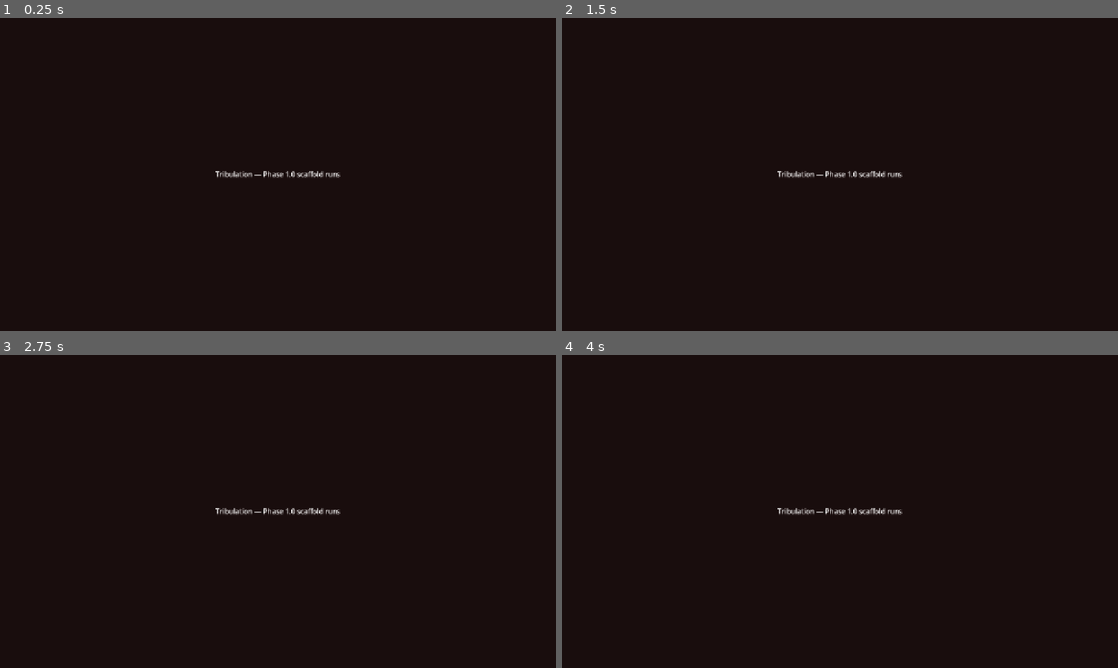
Above: before the commit, frames 1-4 (two rows, left to right).
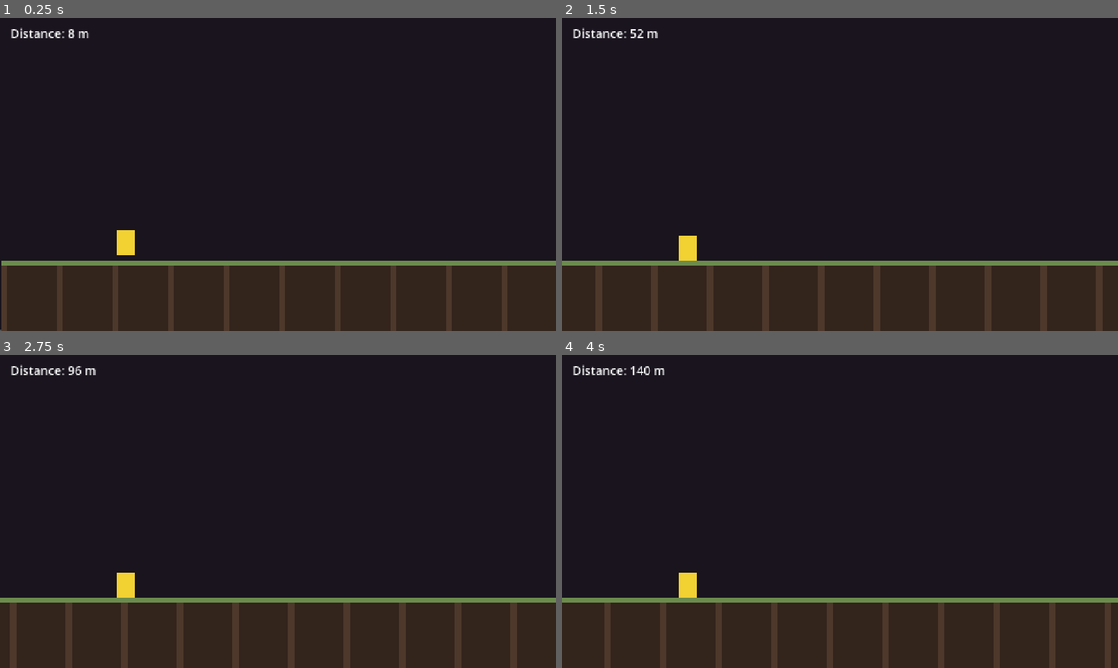
Above: after the commit, the same moments.

Repository: DanielEleojo/tribulation
Game: Godot game, scene res://scenes/game.tscn
The game is run twice, just before and just after one commit, with the same random seed, the same clock (stepped at 60 frames per second) and the same inputs.
Inputs:
- Up to frame 1 (0.25 s): no input
- Up to frame 2 (1.5 s): no input
- Up to frame 3 (2.75 s): no input
- Up to frame 4 (4 s): no input

The runs differ from the first frame. In frame 1, 23% of the frame differs, in the area x 0-100%, y 3-100%; in frame 2, 23%; in frame 3, 23%; in frame 4, 23%.

Commit message:
Phase 1.1: auto-run + infinite ground (with stripe markers) + camera + distance

Diff:
--- a/project.godot
+++ b/project.godot
@@ -21,7 +21,6 @@
 window/size/viewport_height=720
 window/stretch/mode="canvas_items"
 window/stretch/aspect="expand"
-window/handheld/orientation=0
 
 [input]
 
--- a/scenes/game.tscn
+++ b/scenes/game.tscn
@@ -1,24 +1,57 @@
 [gd_scene format=3 uid="uid://btrib0game00"]
 
-[node name="Game" type="Node2D"]
+[ext_resource type="Script" uid="uid://dpl2qktavsn2p" path="res://scripts/player.gd" id="1_player"]
+[ext_resource type="Script" uid="uid://bslpbnesrsbgj" path="res://scripts/ground.gd" id="2_ground"]
+[ext_resource type="Script" uid="uid://b8q4l3ptmwj3a" path="res://scripts/camera_follow.gd" id="3_cam"]
+[ext_resource type="Script" uid="uid://b3nictls1v8kf" path="res://scripts/hud.gd" id="4_hud"]
 
-[node name="Background" type="ColorRect" parent="."]
-offset_right = 1280.0
-offset_bottom = 720.0
-color = Color(0.1, 0.05, 0.05, 1)
+[sub_resource type="RectangleShape2D" id="RectangleShape2D_player"]
+size = Vector2(40, 60)
 
-[node name="HUD" type="CanvasLayer" parent="."]
+[node name="Game" type="Node2D" unique_id=1333523044]
 
-[node name="Label" type="Label" parent="HUD"]
-anchors_preset = 8
-anchor_left = 0.5
-anchor_top = 0.5
-anchor_right = 0.5
-anchor_bottom = 0.5
-offset_left = -200.0
-offset_top = -20.0
-offset_right = 200.0
-offset_bottom = 20.0
-text = "Tribulation — Phase 1.0 scaffold runs"
-horizontal_alignment = 1
-vertical_alignment = 1
+[node name="BGLayer" type="CanvasLayer" parent="." unique_id=7824130]
+layer = -10
+
+[node name="BG" type="ColorRect" parent="BGLayer" unique_id=1190274114]
+anchors_preset = 15
+anchor_right = 1.0
+anchor_bottom = 1.0
+offset_left = 1.0
+offset_top = -2.0
+offset_right = 1.0
+offset_bottom = -2.0
+grow_horizontal = 2
+grow_vertical = 2
+color = Color(0.1, 0.08, 0.12, 1)
+
+[node name="Ground" type="Node2D" parent="." unique_id=360692160]
+script = ExtResource("2_ground")
+
+[node name="Player" type="CharacterBody2D" parent="." unique_id=1462780701]
+position = Vector2(200, 500)
+script = ExtResource("1_player")
+
+[node name="Visual" type="ColorRect" parent="Player" unique_id=186051974]
+offset_left = -20.0
+offset_top = -60.0
+offset_right = 20.0
+color = Color(0.95, 0.82, 0.2, 1)
+
+[node name="Collision" type="CollisionShape2D" parent="Player" unique_id=1543769574]
+position = Vector2(0, -30)
+shape = SubResource("RectangleShape2D_player")
+
+[node name="Camera" type="Camera2D" parent="." unique_id=1781799302]
+script = ExtResource("3_cam")
+
+[node name="HUD" type="CanvasLayer" parent="." unique_id=1200367036]
+script = ExtResource("4_hud")
+
+[node name="Distance" type="Label" parent="HUD" unique_id=1762665454]
+offset_left = 24.0
+offset_top = 16.0
+offset_right = 360.0
+offset_bottom = 60.0
+theme_override_font_sizes/font_size = 28
+text = "Distance: 0 m"
--- /dev/null
+++ b/scripts/camera_follow.gd
@@ -0,0 +1,18 @@
+extends Camera2D
+## Camera follows the player on X only. Y is LOCKED to a fixed height so the
+## view does not bob when the player jumps.
+
+@export var x_offset: float = 350.0     # shifts the view ahead; keeps player toward the left
+@export var locked_y: float = 360.0     # fixed world Y for the camera center
+
+var player: Node2D
+
+func _ready() -> void:
+	make_current()
+	player = get_tree().get_first_node_in_group("player")
+
+func _process(_delta: float) -> void:
+	if player == null:
+		return
+	global_position.x = player.global_position.x + x_offset
+	global_position.y = locked_y
--- /dev/null
+++ b/scripts/ground.gd
@@ -0,0 +1,81 @@
+extends Node2D
+## Infinite ground via RECYCLING segments.
+## A handful of wide ground segments are laid end-to-end. When a segment passes
+## behind the camera's left edge, it is repositioned to the right of the
+## rightmost segment so the ground never shows a gap.
+
+const SEGMENT_WIDTH: float = 1280.0
+const SEGMENT_HEIGHT: float = 200.0
+const GROUND_TOP_Y: float = 560.0          # world Y of the ground's top surface
+const SEGMENT_COUNT: int = 4
+const RECYCLE_MARGIN: float = 100.0        # extra slack before recycling, avoids popping
+const GROUND_COLOR := Color(0.20, 0.14, 0.11, 1.0)
+const STRIPE_COLOR := Color(0.30, 0.22, 0.17, 1.0)  # lighter marks so motion is visible
+const STRIPE_SPACING: float = 128.0
+const STRIPE_WIDTH: float = 14.0
+const SURFACE_COLOR := Color(0.42, 0.55, 0.30, 1.0)  # green-ish top edge (the "grass" line)
+const SURFACE_HEIGHT: float = 10.0
+
+var segments: Array[StaticBody2D] = []
+
+func _ready() -> void:
+	for i in range(SEGMENT_COUNT):
+		var seg := _make_segment()
+		seg.position.x = float(i) * SEGMENT_WIDTH
+		add_child(seg)
+		segments.append(seg)
+
+func _make_segment() -> StaticBody2D:
+	var body := StaticBody2D.new()
+
+	# Placeholder visual: a wide ColorRect sitting at the ground's top surface.
+	var rect := ColorRect.new()
+	rect.size = Vector2(SEGMENT_WIDTH, SEGMENT_HEIGHT)
+	rect.position = Vector2(0.0, GROUND_TOP_Y)
+	rect.color = GROUND_COLOR
+	body.add_child(rect)
+
+	# Vertical stripe markers so the ground's leftward scroll is clearly visible.
+	var x := 0.0
+	while x < SEGMENT_WIDTH:
+		var stripe := ColorRect.new()
+		stripe.size = Vector2(STRIPE_WIDTH, SEGMENT_HEIGHT)
+		stripe.position = Vector2(x, GROUND_TOP_Y)
+		stripe.color = STRIPE_COLOR
+		body.add_child(stripe)
+		x += STRIPE_SPACING
+
+	# A bright top "surface" line along the walkable edge.
+	var surface := ColorRect.new()
+	surface.size = Vector2(SEGMENT_WIDTH, SURFACE_HEIGHT)
+	surface.position = Vector2(0.0, GROUND_TOP_Y)
+	surface.color = SURFACE_COLOR
+	body.add_child(surface)
+
+	# Matching collision rectangle (centered on the visual).
+	var shape := CollisionShape2D.new()
+	var rect_shape := RectangleShape2D.new()
+	rect_shape.size = Vector2(SEGMENT_WIDTH, SEGMENT_HEIGHT)
+	shape.shape = rect_shape
+	shape.position = Vector2(SEGMENT_WIDTH * 0.5, GROUND_TOP_Y + SEGMENT_HEIGHT * 0.5)
+	body.add_child(shape)
+
+	return body
+
+func _physics_process(_delta: float) -> void:
+	var cam := get_viewport().get_camera_2d()
+	if cam == null:
+		return
+	var half_view := get_viewport_rect().size.x * 0.5
+	var visible_left := cam.global_position.x - half_view - RECYCLE_MARGIN
+
+	for seg in segments:
+		# If a segment's right edge has scrolled past the left of the view, recycle it.
+		if seg.position.x + SEGMENT_WIDTH < visible_left:
+			seg.position.x = _rightmost_x() + SEGMENT_WIDTH
+
+func _rightmost_x() -> float:
+	var m := -INF
+	for seg in segments:
+		m = max(m, seg.position.x)
+	return m
--- /dev/null
+++ b/scripts/hud.gd
@@ -0,0 +1,14 @@
+extends CanvasLayer
+## HUD: shows the running distance, read from the player each frame.
+
+@onready var distance_label: Label = $Distance
+
+var player
+
+func _ready() -> void:
+	player = get_tree().get_first_node_in_group("player")
+
+func _process(_delta: float) -> void:
+	if player == null:
+		return
+	distance_label.text = "Distance: %d m" % player.get_distance()
--- /dev/null
+++ b/scripts/player.gd
@@ -0,0 +1,23 @@
+extends CharacterBody2D
+## Player: auto-runs to the RIGHT at a constant speed, with gravity.
+## Placeholder visual is a ColorRect (see game.tscn). Jump/slide come in later steps.
+
+@export var run_speed: float = 350.0   # constant horizontal speed (px/sec)
+@export var gravity: float = 1400.0    # downward acceleration (px/sec^2)
+
+var start_x: float = 0.0
+
+func _ready() -> void:
+	add_to_group("player")
+	start_x = global_position.x
+
+func _physics_process(delta: float) -> void:
+	# Always run right at a constant speed.
+	velocity.x = run_speed
+	# Apply gravity every frame; landing on the floor cancels downward velocity.
+	velocity.y += gravity * delta
+	move_and_slide()
+
+## Distance readout: world X since spawn, mapped to an integer "meters" value.
+func get_distance() -> int:
+	return int(max(0.0, (global_position.x - start_x) / 10.0))
Not shown, changed: devlog.txt
Not shown, added: scripts/camera_follow.gd.uid
Not shown, added: scripts/ground.gd.uid
Not shown, added: scripts/hud.gd.uid
Not shown, added: scripts/player.gd.uid
